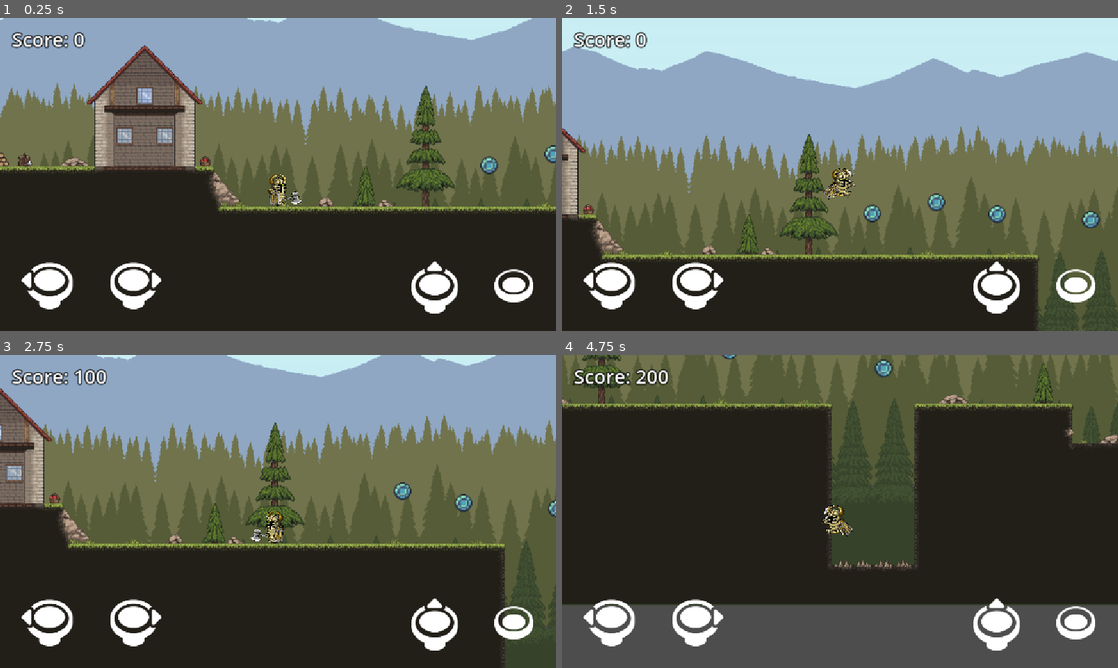
Above: before the commit, frames 1-4 (two rows, left to right).
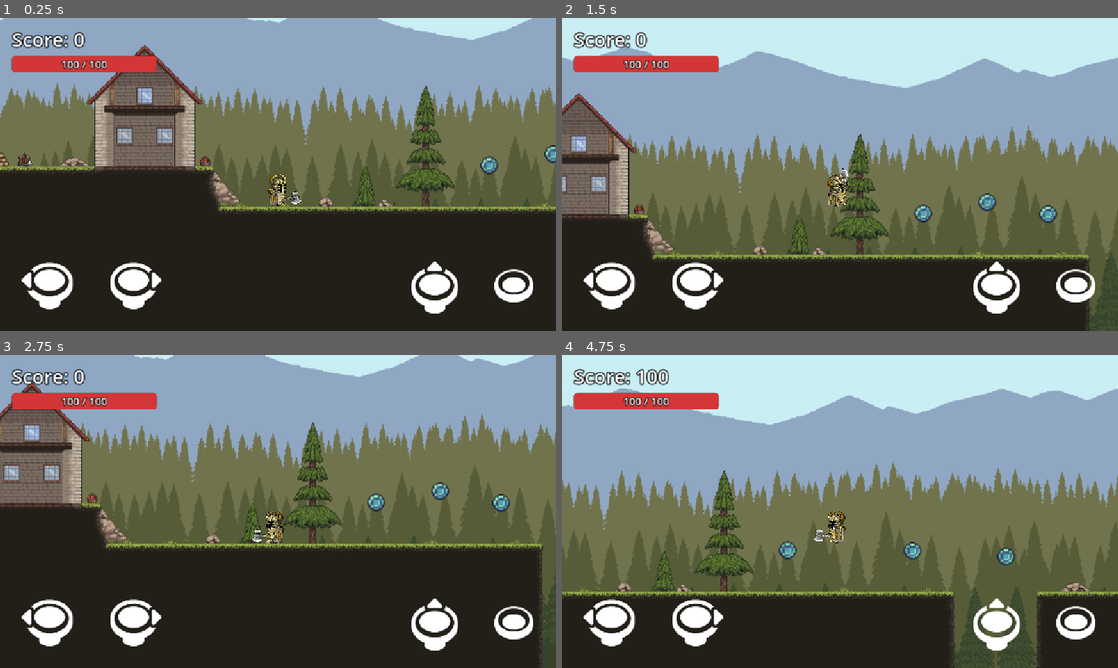
Above: after the commit, the same moments.

Repository: mcbane23/First-Godot-Game
Game: Godot game, scene res://scenes/game.tscn
Same seed, same stepped clock (60 frames per second), same inputs: the game is played once before the commit and once after it.
Inputs:
- Up to frame 1 (0.25 s): no input
- Up to frame 2 (1.5 s): hold Right (game_right) from 0.53 s (still down); tap Ctrl (game_attack) at 0.6, 1.35 s; tap Space (game_jump) at 0.77 s
- Up to frame 3 (2.75 s): tap Space (game_jump) at 1.52 s; release Right (game_right) at 2.03 s; hold Left (game_left) from 2.03 s (still down); tap Ctrl (game_attack) at 2.1 s
- Up to frame 4 (4.75 s): release Left (game_left) at 2.78 s; hold Right (game_right) 2.78-4.28 s; tap Ctrl (game_attack) at 2.85, 3.6, 4.35 s; tap Space (game_jump) at 3.02, 3.77, 4.52 s; hold Left (game_left) from 4.28 s (still down)

The runs differ from the first frame. In frame 1, 1.4% of the frame differs, in the area x 2-29%, y 12-18%; in frame 2, 23%; in frame 3, 21%; in frame 4, 94%, in the area x 0-100%, y 0-100%.

Commit message:
Add health-based combat with scoring for hits and kills
The attack input existed but did nothing, and touching an enemy reloaded
the level instantly. Both sides now fight with health.

The hero swings a hitbox in front of them for the length of the attack
animation. It damages each enemy at most once per swing, so holding the
button down cannot melt an enemy in a single frame. Enemies have health,
flash when hurt, show a bar above their head once damaged, and fade out
when killed.

Enemy contact costs the hero health instead of killing them, with
knockback and a short blink of invulnerability afterwards so a single
touch cannot drain several hits at once. Damage is an exported property
per enemy: the TNT goblin hits more than twice as hard as the torch
goblin, takes more hits to kill, and is worth more points. The hero's
health bar sits under the score, and the level restarts on death, as it
still does when falling out of the world.

Landing a hit scores points and killing pays a bonus, both scaled to how
tough the enemy is. Enemies also turn around at ledges now, so they stay
on the platform the hero fights them on — which is what makes it possible
to place the TNT goblin and a second torch goblin out on the platforms.

Co-Authored-By: Claude Opus 5 <noreply@anthropic.com>
Claude-Session: https://claude.ai/code/session_01Si6Uov5secF7MB1BzTPW2f

Diff:
--- a/project.godot
+++ b/project.godot
@@ -58,6 +58,12 @@
 
 pointing/emulate_touch_from_mouse=true
 
+[layer_names]
+
+2d_physics/layer_1="world"
+2d_physics/layer_2="player"
+2d_physics/layer_3="enemy"
+
 [rendering]
 
 renderer/rendering_method="mobile"
--- a/scenes/game.tscn
+++ b/scenes/game.tscn
@@ -10,6 +10,7 @@
 [ext_resource type="PackedScene" uid="uid://bc7fs5rgwsdlb" path="res://scenes/kill_zone.tscn" id="8_icgcv"]
 [ext_resource type="PackedScene" uid="uid://ccv6b0uqdmhk6" path="res://scenes/campfire.tscn" id="11_r7jj0"]
 [ext_resource type="PackedScene" uid="uid://csrp18f22ht6q" path="res://scenes/torch_man.tscn" id="12_335hg"]
+[ext_resource type="PackedScene" uid="uid://bldjdmrk77fox" path="res://scenes/tnt_man.tscn" id="13_tntmn"]
 
 [sub_resource type="WorldBoundaryShape2D" id="WorldBoundaryShape2D_pfwvj"]
 
@@ -308,3 +309,11 @@
 [node name="Torch_man" parent="Enemies" instance=ExtResource("12_335hg")]
 position = Vector2(856, 286)
 scale = Vector2(0.7, 0.7)
+
+[node name="Torch_man2" parent="Enemies" instance=ExtResource("12_335hg")]
+position = Vector2(1930, -162)
+scale = Vector2(0.7, 0.7)
+
+[node name="TNT_man" parent="Enemies" instance=ExtResource("13_tntmn")]
+position = Vector2(2400, -383)
+scale = Vector2(0.7, 0.7)
--- a/scenes/game_ui.tscn
+++ b/scenes/game_ui.tscn
@@ -1,6 +1,25 @@
-[gd_scene load_steps=2 format=3 uid="uid://bx8mz4crk7v9n"]
+[gd_scene load_steps=4 format=3 uid="uid://bx8mz4crk7v9n"]
 
 [ext_resource type="Script" uid="uid://cn7wj5pm2ldy8" path="res://scripts/game_ui.gd" id="1_score"]
+
+[sub_resource type="StyleBoxFlat" id="StyleBoxFlat_hpbg"]
+bg_color = Color(0.0588235, 0.0588235, 0.0705882, 0.784314)
+border_width_left = 3
+border_width_top = 3
+border_width_right = 3
+border_width_bottom = 3
+border_color = Color(0, 0, 0, 1)
+corner_radius_top_left = 6
+corner_radius_top_right = 6
+corner_radius_bottom_right = 6
+corner_radius_bottom_left = 6
+
+[sub_resource type="StyleBoxFlat" id="StyleBoxFlat_hpfill"]
+bg_color = Color(0.827451, 0.211765, 0.211765, 1)
+corner_radius_top_left = 6
+corner_radius_top_right = 6
+corner_radius_bottom_right = 6
+corner_radius_bottom_left = 6
 
 [node name="GameUI" type="CanvasLayer"]
 script = ExtResource("1_score")
@@ -15,3 +34,50 @@
 theme_override_constants/outline_size = 8
 theme_override_font_sizes/font_size = 40
 text = "Score: 0"
+
+[node name="HealthBar" type="ProgressBar" parent="."]
+offset_left = 24.0
+offset_top = 78.0
+offset_right = 324.0
+offset_bottom = 112.0
+mouse_filter = 2
+theme_override_styles/background = SubResource("StyleBoxFlat_hpbg")
+theme_override_styles/fill = SubResource("StyleBoxFlat_hpfill")
+max_value = 100.0
+value = 100.0
+show_percentage = false
+
+[node name="HealthValue" type="Label" parent="HealthBar"]
+layout_mode = 1
+anchors_preset = 15
+anchor_right = 1.0
+anchor_bottom = 1.0
+grow_horizontal = 2
+grow_vertical = 2
+theme_override_colors/font_color = Color(1, 1, 1, 1)
+theme_override_colors/font_outline_color = Color(0, 0, 0, 1)
+theme_override_constants/outline_size = 6
+theme_override_font_sizes/font_size = 22
+text = "100 / 100"
+horizontal_alignment = 1
+vertical_alignment = 1
+
+[node name="GameOverLabel" type="Label" parent="."]
+anchors_preset = 8
+anchor_left = 0.5
+anchor_top = 0.5
+anchor_right = 0.5
+anchor_bottom = 0.5
+offset_left = -300.0
+offset_top = -60.0
+offset_right = 300.0
+offset_bottom = 60.0
+grow_horizontal = 2
+grow_vertical = 2
+theme_override_colors/font_color = Color(0.909804, 0.239216, 0.239216, 1)
+theme_override_colors/font_outline_color = Color(0, 0, 0, 1)
+theme_override_constants/outline_size = 12
+theme_override_font_sizes/font_size = 72
+text = "GAME OVER"
+horizontal_alignment = 1
+vertical_alignment = 1
--- a/scenes/player.tscn
+++ b/scenes/player.tscn
@@ -166,7 +166,10 @@
 radius = 17.0
 height = 62.0
 
-[node name="Player" type="CharacterBody2D"]
+[sub_resource type="RectangleShape2D" id="RectangleShape2D_attack"]
+size = Vector2(46, 56)
+
+[node name="Player" type="CharacterBody2D" groups=["player"]]
 z_index = 5
 collision_layer = 2
 script = ExtResource("1_nah6w")
@@ -193,3 +196,12 @@
 [node name="CollisionShape2D" type="CollisionShape2D" parent="."]
 position = Vector2(0, -31)
 shape = SubResource("CapsuleShape2D_g2els")
+
+[node name="AttackArea" type="Area2D" parent="."]
+collision_layer = 0
+collision_mask = 4
+monitorable = false
+
+[node name="CollisionShape2D" type="CollisionShape2D" parent="AttackArea"]
+position = Vector2(32, -30)
+shape = SubResource("RectangleShape2D_attack")
--- a/scenes/tnt_man.tscn
+++ b/scenes/tnt_man.tscn
@@ -1,8 +1,7 @@
-[gd_scene load_steps=12 format=3 uid="uid://bldjdmrk77fox"]
+[gd_scene load_steps=13 format=3 uid="uid://bldjdmrk77fox"]
 
 [ext_resource type="Script" uid="uid://bsabm6bl7ab13" path="res://scripts/enemy.gd" id="1_2mh7h"]
 [ext_resource type="Texture2D" uid="uid://4b1dvw0hdr37" path="res://assets/Tiny Swords (Update 010)/Factions/Goblins/Troops/TNT/Blue/TNT_Blue.png" id="1_so3wy"]
-[ext_resource type="PackedScene" uid="uid://bc7fs5rgwsdlb" path="res://scenes/kill_zone.tscn" id="2_hx1un"]
 
 [sub_resource type="AtlasTexture" id="AtlasTexture_w6htk"]
 atlas = ExtResource("1_so3wy")
@@ -57,8 +56,27 @@
 [sub_resource type="RectangleShape2D" id="RectangleShape2D_v5t73"]
 size = Vector2(34, 46)
 
+[sub_resource type="StyleBoxFlat" id="StyleBoxFlat_hpbg"]
+bg_color = Color(0.0588235, 0.0588235, 0.0705882, 0.784314)
+corner_radius_top_left = 2
+corner_radius_top_right = 2
+corner_radius_bottom_right = 2
+corner_radius_bottom_left = 2
+
+[sub_resource type="StyleBoxFlat" id="StyleBoxFlat_hpfill"]
+bg_color = Color(0.898039, 0.435294, 0.113725, 1)
+corner_radius_top_left = 2
+corner_radius_top_right = 2
+corner_radius_bottom_right = 2
+corner_radius_bottom_left = 2
+
 [node name="TNT_man" type="Node2D"]
 script = ExtResource("1_2mh7h")
+speed = 95.0
+max_health = 75.0
+contact_damage = 25.0
+points_per_hit = 15
+points_per_kill = 120
 
 [node name="AnimatedSprite2D" type="AnimatedSprite2D" parent="."]
 sprite_frames = SubResource("SpriteFrames_rah4e")
@@ -66,14 +84,36 @@
 autoplay = "run"
 frame_progress = 0.569505
 
-[node name="Kill zone" parent="." instance=ExtResource("2_hx1un")]
+[node name="Hitbox" type="Area2D" parent="."]
+collision_layer = 4
+collision_mask = 2
 
-[node name="CollisionShape2D" type="CollisionShape2D" parent="Kill zone"]
+[node name="CollisionShape2D" type="CollisionShape2D" parent="Hitbox"]
 position = Vector2(-1, 7)
 shape = SubResource("RectangleShape2D_v5t73")
+
+[node name="HealthBar" type="ProgressBar" parent="."]
+offset_left = -22.0
+offset_top = -38.0
+offset_right = 22.0
+offset_bottom = -31.0
+mouse_filter = 2
+theme_override_styles/background = SubResource("StyleBoxFlat_hpbg")
+theme_override_styles/fill = SubResource("StyleBoxFlat_hpfill")
+max_value = 75.0
+value = 75.0
+show_percentage = false
 
 [node name="RayCastRight" type="RayCast2D" parent="."]
 target_position = Vector2(46, -1)
 
 [node name="RayCastLeft" type="RayCast2D" parent="."]
 target_position = Vector2(-41, -1)
+
+[node name="LedgeRight" type="RayCast2D" parent="."]
+position = Vector2(30, 0)
+target_position = Vector2(0, 60)
+
+[node name="LedgeLeft" type="RayCast2D" parent="."]
+position = Vector2(-30, 0)
+target_position = Vector2(0, 60)
--- a/scenes/torch_man.tscn
+++ b/scenes/torch_man.tscn
@@ -1,8 +1,7 @@
-[gd_scene load_steps=12 format=3 uid="uid://csrp18f22ht6q"]
+[gd_scene load_steps=13 format=3 uid="uid://csrp18f22ht6q"]
 
 [ext_resource type="Script" uid="uid://bsabm6bl7ab13" path="res://scripts/enemy.gd" id="1_jgm7m"]
 [ext_resource type="Texture2D" uid="uid://cseo0q28p8tpv" path="res://assets/Tiny Swords (Update 010)/Factions/Goblins/Troops/Torch/Blue/Torch_Blue.png" id="2_pkkmj"]
-[ext_resource type="PackedScene" uid="uid://bc7fs5rgwsdlb" path="res://scenes/kill_zone.tscn" id="3_m4u07"]
 
 [sub_resource type="AtlasTexture" id="AtlasTexture_yoksf"]
 atlas = ExtResource("2_pkkmj")
@@ -57,8 +56,26 @@
 [sub_resource type="RectangleShape2D" id="RectangleShape2D_v5t73"]
 size = Vector2(33, 37)
 
+[sub_resource type="StyleBoxFlat" id="StyleBoxFlat_hpbg"]
+bg_color = Color(0.0588235, 0.0588235, 0.0705882, 0.784314)
+corner_radius_top_left = 2
+corner_radius_top_right = 2
+corner_radius_bottom_right = 2
+corner_radius_bottom_left = 2
+
+[sub_resource type="StyleBoxFlat" id="StyleBoxFlat_hpfill"]
+bg_color = Color(0.827451, 0.211765, 0.211765, 1)
+corner_radius_top_left = 2
+corner_radius_top_right = 2
+corner_radius_bottom_right = 2
+corner_radius_bottom_left = 2
+
 [node name="Torch_man" type="Node2D"]
 script = ExtResource("1_jgm7m")
+max_health = 45.0
+contact_damage = 10.0
+points_per_hit = 10
+points_per_kill = 50
 
 [node name="AnimatedSprite2D" type="AnimatedSprite2D" parent="."]
 sprite_frames = SubResource("SpriteFrames_rah4e")
@@ -66,14 +83,36 @@
 autoplay = "run"
 frame_progress = 0.298039
 
-[node name="Kill zone" parent="." instance=ExtResource("3_m4u07")]
+[node name="Hitbox" type="Area2D" parent="."]
+collision_layer = 4
+collision_mask = 2
 
-[node name="CollisionShape2D" type="CollisionShape2D" parent="Kill zone"]
+[node name="CollisionShape2D" type="CollisionShape2D" parent="Hitbox"]
 position = Vector2(0.5, 6.5)
 shape = SubResource("RectangleShape2D_v5t73")
+
+[node name="HealthBar" type="ProgressBar" parent="."]
+offset_left = -20.0
+offset_top = -34.0
+offset_right = 20.0
+offset_bottom = -27.0
+mouse_filter = 2
+theme_override_styles/background = SubResource("StyleBoxFlat_hpbg")
+theme_override_styles/fill = SubResource("StyleBoxFlat_hpfill")
+max_value = 45.0
+value = 45.0
+show_percentage = false
 
 [node name="RayCastRight" type="RayCast2D" parent="."]
 target_position = Vector2(46, -1)
 
 [node name="RayCastLeft" type="RayCast2D" parent="."]
 target_position = Vector2(-41, -1)
+
+[node name="LedgeRight" type="RayCast2D" parent="."]
+position = Vector2(30, 0)
+target_position = Vector2(0, 60)
+
+[node name="LedgeLeft" type="RayCast2D" parent="."]
+position = Vector2(-30, 0)
+target_position = Vector2(0, 60)
--- a/scripts/animation_player_2.gd
+++ b/scripts/animation_player_2.gd
@@ -5,10 +5,20 @@
 
 func _process(delta):
 	# handle player turning
-	if player_controller.direction == 1:
+	if player_controller.facing == 1:
 		animation_player.flip_h = false
-	elif player_controller.direction == -1:
+	elif player_controller.facing == -1:
 		animation_player.flip_h = true
+
+	if player_controller.is_dead:
+		animation_player.play("fall")
+		return
+
+	# the sword swing owns the sprite for as long as it lasts
+	if player_controller.is_attacking:
+		if animation_player.animation != "attack":
+			animation_player.play("attack")
+		return
 
 	# plays movement animation
 	if player_controller.velocity.y < 0.0 :
--- a/scripts/enemy.gd
+++ b/scripts/enemy.gd
@@ -1,21 +1,118 @@
 extends Node2D
 class_name Enemy
 
-const speed = 120
+signal died
+
+## Patrol speed in pixels per second.
+@export var speed := 120.0
+
+@export_group("Combat")
+## Hits the enemy can soak up before it dies.
+@export var max_health := 30.0
+## Damage dealt to the hero on contact. Tougher enemies hit harder.
+@export var contact_damage := 10.0
+## Seconds between two contact hits, so touching an enemy is not instant death.
+@export var contact_cooldown := 1.0
+## Score awarded for landing a hit on this enemy.
+@export var points_per_hit := 10
+## Extra score awarded for killing it. Tougher enemies are worth more.
+@export var points_per_kill := 50
 
 var direction = 1
+var health := max_health
+var is_dead := false
+
+var _contact_time := 0.0
+var _flash_tween: Tween
 
 @onready var ray_cast_right = $RayCastRight
 @onready var ray_cast_left = $RayCastLeft
+@onready var ledge_right = $LedgeRight
+@onready var ledge_left = $LedgeLeft
 @onready var animated_sprite = $AnimatedSprite2D
+@onready var hitbox = $Hitbox
+@onready var health_bar = $HealthBar
+
+
+func _ready():
+	health = max_health
+	health_bar.max_value = max_health
+	health_bar.value = health
+	# The bar only shows up once the enemy has actually been hurt.
+	health_bar.hide()
+
 
 # Called every frame. 'delta' is the elapsed time since the previous frame.
 func _process(delta):
-	if ray_cast_right.is_colliding():
+	if is_dead:
+		return
+
+	# Turn around at walls, and at the edge of the ground being walked on.
+	if ray_cast_right.is_colliding() or (direction > 0 and not ledge_right.is_colliding()):
 		direction = -1
 		animated_sprite.flip_h = true
-	if ray_cast_left.is_colliding():
+	if ray_cast_left.is_colliding() or (direction < 0 and not ledge_left.is_colliding()):
 		direction = 1
 		animated_sprite.flip_h = false
 
 	position.x += delta * speed * direction
+
+
+func _physics_process(delta):
+	if is_dead:
+		return
+
+	_contact_time = max(_contact_time - delta, 0.0)
+	if _contact_time > 0.0:
+		return
+
+	for body in hitbox.get_overlapping_bodies():
+		if body.has_method("take_damage"):
+			body.take_damage(contact_damage, global_position)
+			_contact_time = contact_cooldown
+			break
+
+
+## Takes a swing from the hero, and scores it.
+func take_damage(amount: float, _from_position := Vector2.ZERO):
+	if is_dead:
+		return
+
+	health = max(health - amount, 0.0)
+	health_bar.value = health
+	health_bar.show()
+	Score.add_enemy_hit(points_per_hit)
+	_flash()
+
+	if health <= 0.0:
+		_die()
+
+
+func _flash():
+	if _flash_tween != null and _flash_tween.is_valid():
+		_flash_tween.kill()
+	_flash_tween = create_tween()
+	_flash_tween.tween_property(animated_sprite, "modulate", Color(1, 0.4, 0.4), 0.05)
+	_flash_tween.tween_property(animated_sprite, "modulate", Color.WHITE, 0.15)
+
+
+func _die():
+	is_dead = true
+	# Stop the hit flash so it cannot undo the fade-out below.
+	if _flash_tween != null and _flash_tween.is_valid():
+		_flash_tween.kill()
+	animated_sprite.modulate = Color.WHITE
+	Score.add_enemy_kill(points_per_kill)
+	died.emit()
+
+	set_physics_process(false)
+	# Deferred: collision state cannot be changed while physics is resolving.
+	hitbox.set_deferred("monitoring", false)
+	hitbox.set_deferred("monitorable", false)
+	health_bar.hide()
+
+	var tween = create_tween()
+	tween.set_parallel(true)
+	tween.tween_property(animated_sprite, "modulate:a", 0.0, 0.4)
+	tween.tween_property(self, "position:y", position.y - 20.0, 0.4)
+	tween.chain().tween_callback(queue_free)
--- a/scripts/game_ui.gd
+++ b/scripts/game_ui.gd
@@ -1,12 +1,34 @@
 extends CanvasLayer
 
 @onready var score_label = $ScoreLabel
+@onready var health_bar = $HealthBar
+@onready var health_value = $HealthBar/HealthValue
+@onready var game_over_label = $GameOverLabel
 
 
 func _ready():
 	Score.score_changed.connect(_on_score_changed)
 	_on_score_changed(Score.score)
 
+	game_over_label.hide()
+
+	var player = get_tree().get_first_node_in_group("player")
+	if player == null:
+		return
+	player.health_changed.connect(_on_player_health_changed)
+	player.died.connect(_on_player_died)
+	_on_player_health_changed(player.health, player.max_health)
+
 
 func _on_score_changed(new_score):
 	score_label.text = "Score: %d" % new_score
+
+
+func _on_player_health_changed(current, maximum):
+	health_bar.max_value = maximum
+	health_bar.value = current
+	health_value.text = "%d / %d" % [ceil(current), ceil(maximum)]
+
+
+func _on_player_died():
+	game_over_label.show()
--- a/scripts/kill_zone.gd
+++ b/scripts/kill_zone.gd
@@ -4,7 +4,11 @@
 
 func _on_body_entered(body):
 	print("You died")
-	timer.start()
+	# The hero handles their own death (game over screen, restart delay).
+	if body.has_method("die"):
+		body.die()
+	else:
+		timer.start()
 
 
 func _on_timer_timeout():
--- a/scripts/player.gd
+++ b/scripts/player.gd
@@ -1,21 +1,71 @@
 extends CharacterBody2D
 class_name PlayerController
+
+signal health_changed(current, maximum)
+signal died
 
 @export var speed = 10
 @export var jump_power = 10
 
+@export_group("Combat")
+## Hit points the hero starts a life with.
+@export var max_health := 100.0
+## Damage a single sword swing deals to an enemy.
+@export var attack_damage := 15.0
+## How long the swing lasts, in seconds. Matches the "attack" animation.
+@export var attack_duration := 0.35
+## Extra recovery after the swing before the hero may attack again.
+@export var attack_recovery := 0.15
+## Seconds the hero cannot be hurt again after taking a hit.
+@export var invulnerability_time := 0.8
+## How hard a hit throws the hero away from whatever hurt them.
+@export var knockback_force := 220.0
+
+# The part of the swing that actually connects, in seconds from its start.
+const HIT_WINDOW_START = 0.08
+const HIT_WINDOW_END = 0.22
+# How long the death animation plays before the level restarts.
+const RESTART_DELAY = 1.5
+
 var speed_multiplier = 30
 var jump_multiplier = -30
 var direction = 0
+# Last direction the hero faced, so the sword swings the right way when standing still.
+var facing = 1
+var health := max_health
+var is_attacking := false
+var is_dead := false
+
+var _attack_time := 0.0
+var _recovery_time := 0.0
+var _invulnerable_time := 0.0
+# Enemies already hit by the current swing, so one swing damages each enemy once.
+var _hit_this_swing: Array = []
 
 # Get the gravity from the project settings to be synced with RigidBody nodes.
 var gravity = ProjectSettings.get_setting("physics/2d/default_gravity")
+
+@onready var attack_area = $AttackArea
+@onready var attack_shape = $AttackArea/CollisionShape2D
+@onready var _attack_offset = attack_shape.position.x
+
+
+func _ready():
+	health = max_health
+	health_changed.emit(health, max_health)
 
 
 func _physics_process(delta):
 	# Add the gravity.
 	if not is_on_floor():
 		velocity.y += gravity * delta
+
+	if is_dead:
+		velocity.x = move_toward(velocity.x, 0, speed * speed_multiplier)
+		move_and_slide()
+		return
+
+	_update_timers(delta)
 
 	# Handle jump.
 	if Input.is_action_just_pressed("game_jump") and is_on_floor():
@@ -25,8 +75,105 @@
 	# As good practice, you should replace UI actions with custom gameplay actions.
 	direction = Input.get_axis("game_left", "game_right")
 	if direction:
-		velocity.x = direction * speed * speed_multiplier
+		facing = 1 if direction > 0 else -1
+		# Swinging the sword slows the hero down instead of stopping them dead.
+		var move_speed = speed * speed_multiplier
+		if is_attacking:
+			move_speed *= 0.4
+		velocity.x = direction * move_speed
 	else:
 		velocity.x = move_toward(velocity.x, 0, speed * speed_multiplier)
 
+	if Input.is_action_just_pressed("game_attack"):
+		_start_attack()
+
+	_update_attack(delta)
+
 	move_and_slide()
+
+
+func _update_timers(delta):
+	_recovery_time = max(_recovery_time - delta, 0.0)
+
+	if _invulnerable_time > 0.0:
+		_invulnerable_time = max(_invulnerable_time - delta, 0.0)
+		# Blink while the hero cannot be hurt again.
+		modulate.a = 0.4 if int(_invulnerable_time * 20) % 2 == 0 else 1.0
+		if _invulnerable_time == 0.0:
+			modulate.a = 1.0
+
+
+func _start_attack():
+	if is_attacking or _recovery_time > 0.0:
+		return
+
+	is_attacking = true
+	_attack_time = 0.0
+	_hit_this_swing.clear()
+	attack_shape.position.x = _attack_offset * facing
+
+
+func _update_attack(delta):
+	if not is_attacking:
+		return
+
+	_attack_time += delta
+	if _attack_time >= HIT_WINDOW_START and _attack_time <= HIT_WINDOW_END:
+		_damage_enemies_in_range()
+
+	if _attack_time >= attack_duration:
+		is_attacking = false
+		_recovery_time = attack_recovery
+
+
+func _damage_enemies_in_range():
+	for area in attack_area.get_overlapping_areas():
+		var enemy = area.get_parent()
+		if enemy == null or not enemy.has_method("take_damage"):
+			continue
+		if enemy in _hit_this_swing:
+			continue
+		_hit_this_swing.append(enemy)
+		enemy.take_damage(attack_damage)
+
+
+## Hurts the hero. `from_position` decides which way the knockback throws them.
+func take_damage(amount: float, from_position := Vector2.ZERO):
+	if is_dead or _invulnerable_time > 0.0:
+		return
+
+	health = max(health - amount, 0.0)
+	health_changed.emit(health, max_health)
+
+	if health <= 0.0:
+		die()
+		return
+
+	_invulnerable_time = invulnerability_time
+
+	var away = 0.0
+	if from_position != Vector2.ZERO:
+		away = signf(global_position.x - from_position.x)
+	if away == 0.0:
+		away = -facing
+	velocity.x = away * knockback_force
+	velocity.y = -knockback_force * 0.6
+
+
+## Kills the hero outright, whatever their health is (used by the fall-out zone).
+func die():
+	if is_dead:
+		return
+
+	is_dead = true
+	is_attacking = false
+	health = 0.0
+	health_changed.emit(health, max_health)
+	modulate = Color(1, 0.4, 0.4, 0.7)
+	died.emit()
+	_restart_level()
+
+
+func _restart_level():
+	await get_tree().create_timer(RESTART_DELAY).timeout
+	get_tree().reload_current_scene()
--- a/scripts/score.gd
+++ b/scripts/score.gd
@@ -8,10 +8,24 @@
 
 
 func add_gem():
-	score += points_per_gem
-	score_changed.emit(score)
+	_add(points_per_gem)
+
+
+## Awards points for landing a hit on an enemy.
+func add_enemy_hit(points := 10):
+	_add(points)
+
+
+## Awards the bonus for finishing an enemy off.
+func add_enemy_kill(points := 50):
+	_add(points)
 
 
 func reset():
 	score = 0
 	score_changed.emit(score)
+
+
+func _add(points):
+	score += points
+	score_changed.emit(score)
Not shown: 1 places in scenes/game.tscn that only renumber resources
Not shown: 1 places in scenes/player.tscn that only renumber resources
Not shown, changed: README.md
